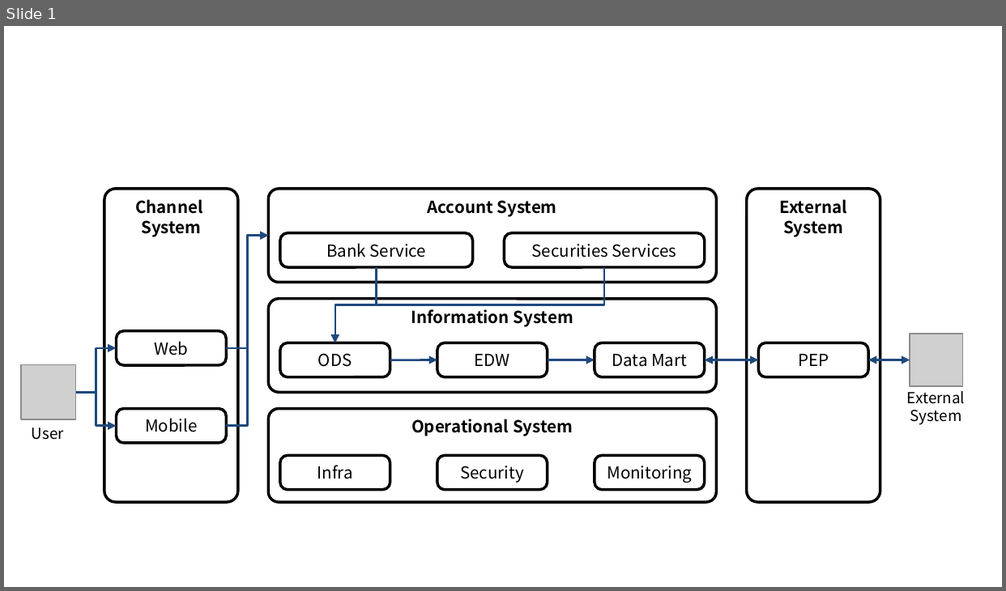
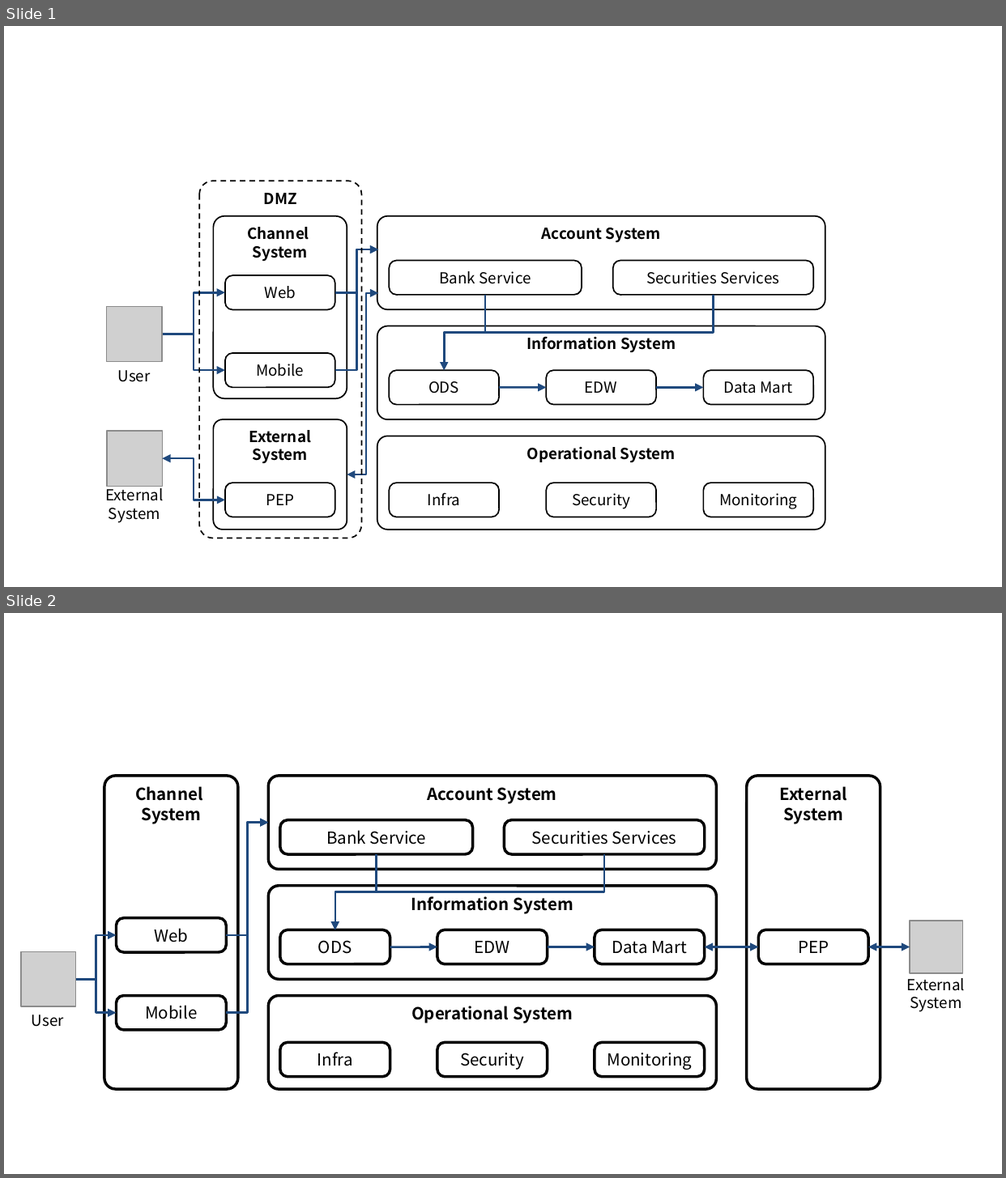
Before and after one commit to ssup2/blog-software, a slide deck: content/docs/theory-analysis/financial-it-system/images/images.pptx. Shown one above the other, each under a label of ours: slide 1 before the commit, slides 1 and 2 after it. The pictures are 1006x591 and 1006x1178 pixels, drawn with LibreOffice and Linux fonts; fonts in the diff are those of the drawing; grey boxes stand for pictures. Boxes give left, top, right and bottom in pixels: in the first picture for what was removed or moved away, otherwise in the second. Text is boxed around its words. In the diff, an @@ line names an element or a change of style, - is before the commit and + after.

```diff
--- a/content/docs/theory-analysis/financial-it-system/images/images.pptx
+++ b/content/docs/theory-analysis/financial-it-system/images/images.pptx
@@ slide 1 added at box(4, 26, 1002, 587), background #FFFFFF @@
@@ rounded rectangle added at box(199, 181, 362, 538), outline #000000 1 pt dashed, 11 pt, text #000000, bold @@
+DMZ
@@ rounded rectangle added at box(214, 216, 347, 399), fill #FFFFFF, outline #000000 1 pt, 11 pt, text #000000, bold @@
+Channel
+System
@@ rounded rectangle added at box(377, 216, 825, 310), fill #FFFFFF, outline #000000 1 pt, 11 pt, text #000000, bold @@
+Account System
@@ elbow arrow added from (335, 292) to (378, 250), #1F497D 1.5 pt @@
@@ elbow arrow added from (335, 370) to (378, 250), #1F497D 1.5 pt @@
@@ rounded rectangle added at box(390, 261, 582, 294), fill #FFFFFF, outline #000000 1 pt, 11 pt, text #000000 @@
+Bank Service
@@ rounded rectangle added at box(613, 261, 813, 294), fill #FFFFFF, outline #000000 1 pt, 11 pt, text #000000 @@
+Securities Services
@@ elbow arrow added from (162, 335) to (226, 292), #1F497D 1.5 pt @@
@@ rounded rectangle added at box(226, 275, 335, 310), fill #FFFFFF, outline #000000 1 pt, 11 pt, text #000000 @@
+Web
@@ picture added at box(107, 306, 162, 361) @@
@@ elbow double arrow added from (347, 475) to (378, 293), #1F497D 1.5 pt @@
@@ elbow arrow added from (485, 294) to (444, 370), #1F497D 1.5 pt @@
@@ elbow arrow added from (714, 294) to (444, 370), #1F497D 1.5 pt @@
@@ elbow arrow added from (162, 335) to (226, 370), #1F497D 1.5 pt @@
@@ rounded rectangle added at box(377, 327, 825, 420), fill #FFFFFF, outline #000000 1 pt, 11 pt, text #000000, bold @@
+Information System
@@ rounded rectangle added at box(226, 353, 335, 387), fill #FFFFFF, outline #000000 1 pt, 11 pt, text #000000 @@
+Mobile
@@ text added at box(118, 370, 151, 382), 11 pt, text #000000 @@
+User
@@ rounded rectangle added at box(390, 370, 499, 404), fill #FFFFFF, outline #000000 1 pt, 11 pt, text #000000 @@
+ODS
@@ arrow added from (499, 387) to (546, 387), #1F497D 1.5 pt @@
@@ rounded rectangle added at box(546, 370, 655, 404), fill #FFFFFF, outline #000000 1 pt, 11 pt, text #000000 @@
+EDW
@@ arrow added from (657, 387) to (704, 387), #1F497D 1.5 pt @@
@@ rounded rectangle added at box(704, 370, 813, 404), fill #FFFFFF, outline #000000 1 pt, 11 pt, text #000000 @@
+Data Mart
@@ picture added at box(107, 431, 162, 486) @@
@@ rounded rectangle added at box(214, 420, 347, 530), fill #FFFFFF, outline #000000 1 pt, 11 pt, text #000000, bold @@
+External
+System
@@ rounded rectangle added at box(377, 436, 825, 530), fill #FFFFFF, outline #000000 1 pt, 11 pt, text #000000, bold @@
+Operational System
@@ elbow double arrow added from (163, 459) to (226, 500), #1F497D 1.5 pt @@
@@ text added at box(105, 485, 163, 523), 11 pt, text #000000 @@
+External System
@@ rounded rectangle added at box(226, 483, 335, 517), fill #FFFFFF, outline #000000 1 pt, 11 pt, text #000000 @@
+PEP
@@ rounded rectangle added at box(390, 483, 499, 517), fill #FFFFFF, outline #000000 1 pt, 11 pt, text #000000 @@
+Infra
@@ rounded rectangle added at box(546, 483, 655, 517), fill #FFFFFF, outline #000000 1 pt, 11 pt, text #000000 @@
+Security
@@ rounded rectangle added at box(704, 483, 813, 517), fill #FFFFFF, outline #000000 1 pt, 11 pt, text #000000 @@
+Monitoring
@@ what was slide 1 is now slide 2 @@
```
Also in this commit, not shown: 2 other files.
